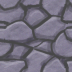
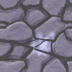
Layer changes from the first (72, 72) image to the second:
painted on "Paint Layer 1" over [28,30,57,58]
painted on "Paint Layer 4" over [28,30,57,58]
painted on "Paint Layer 3" over [28,30,57,58]
painted on "Paint Layer 2" over [28,30,57,58]
painted on "Background" over [28,30,57,58]
